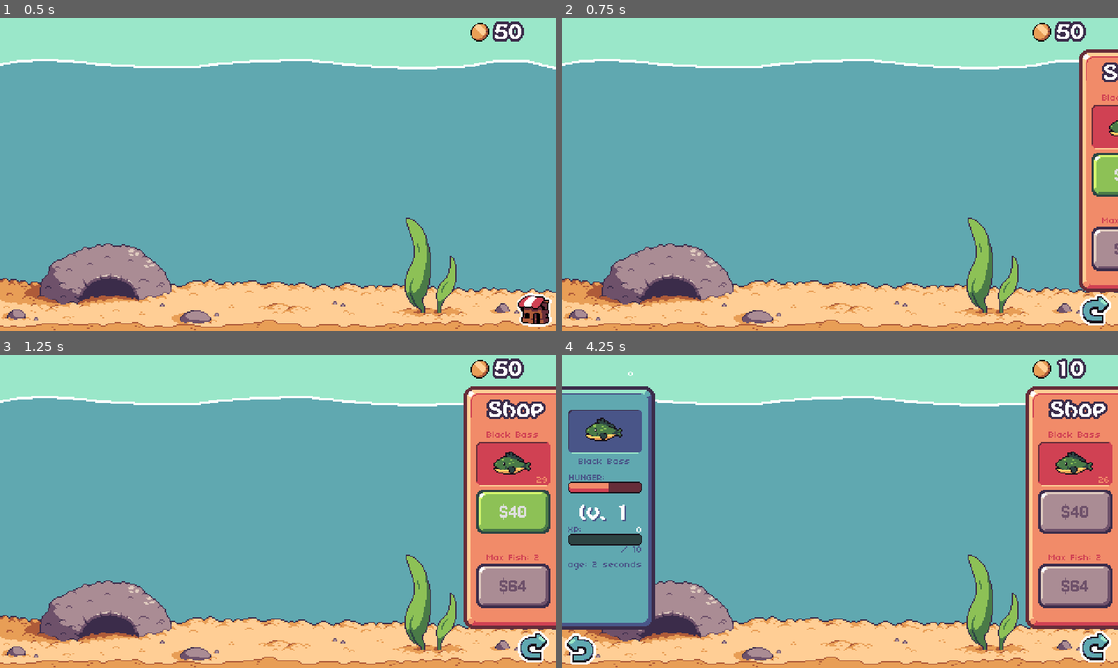
Above: before the commit, frames 1-4 (two rows, left to right).
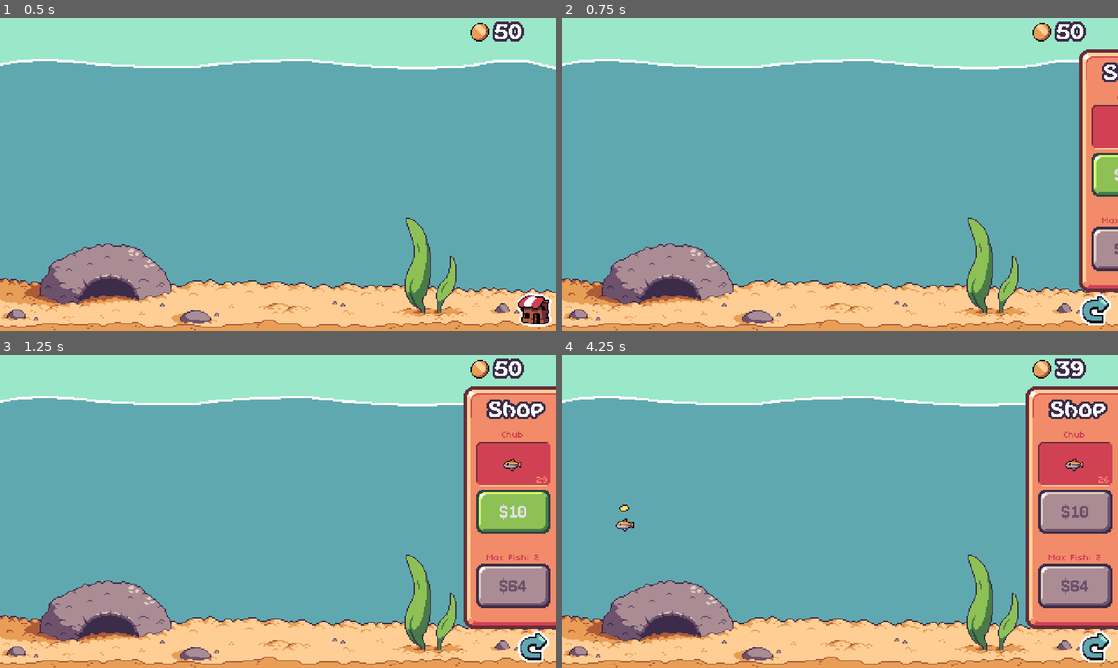
Above: after the commit, the same moments.

Repository: lospec/lospequarium
Game: Godot game, scene res://main.tscn
Two runs of this game, one before a commit and one after it. Both use one fixed random seed, a clock stepped at 60 frames per second and the inputs below.
Inputs (mouse positions are in pixels of both pictures, inside the frame that each line leads up to):
- Up to frame 1 (0.5 s): no input
- Up to frame 2 (0.75 s): click (1095, 309) at 0.5 s
- Up to frame 3 (1.25 s): no input
- Up to frame 4 (4.25 s): click "$40" (after the commit: "$10") at 1.25 s; click (1095, 646) at 2 s; click (1095, 646) at 2.75 s; move the mouse to (623, 505) at 3.52 s; click (623, 505) at 3.67 s

Frame 1 is identical in both runs. In frame 2, less than 0.1% of the frame differs, in the area x 97-100%, y 24-38%; in frame 3, 0.4%; in frame 4, 6.9%, in the area x 0-97%, y 1-99%.

Commit message:
shop grabs fish automatically and uses rarity

Diff:
--- a/shop.gd
+++ b/shop.gd
@@ -20,23 +20,22 @@
 
 @export var isOpen = false
 
-var starterFish = [
-	load("res://fish/black-bass.tscn"),
-	load("res://fish/carp.tscn"),
-	load("res://fish/horse-mackerel.tscn"),
-]
+var shopItems = Array(DirAccess.get_files_at("res://fish/")).map(createFishDB)
 
-var shopItems = [
-	load("res://fish/black-bass.tscn"),
-	load("res://fish/carp.tscn"),
-	load("res://fish/horse-mackerel.tscn"),
-	load("res://fish/rainbow-trout.tscn"),
-	load("res://fish/red-snapper.tscn"),
-	load("res://fish/sockeye-salmon.tscn"),
-	load("res://fish/silver-carp.tscn"),
-	load("res://fish/barred-knifejaw.tscn"),
-	load("res://fish/saddled-bichir.tscn"),
-];
+func createFishDB(f):
+	var path = "res://fish/"+f
+	var scene = load(path)
+	var instance = scene.instantiate()
+	var newFishData = {
+		"cost": instance.cost,
+		"properName": instance.properName,
+		"texture": instance.find_child("Sprite2D").texture,
+		"rarity": instance.rarity,
+		"path": path,
+	}
+	instance.queue_free()
+	return newFishData
+
 
 var currentItem
 var rng = RandomNumberGenerator.new()
@@ -91,6 +90,10 @@
 	print("hid shop")
 
 func _ready():
+	print("Fish Database:")
+	for r in range(16):
+		var fishOfThisRarity = shopItems.filter(func(f): return f.rarity==r)
+		print("rarity-",r," [",fishOfThisRarity.size()," fish] ", fishOfThisRarity.reduce(func(acc,f): return acc + f.properName+", ",""))
 	refreshShop()
 
 # Called every frame. 'delta' is the elapsed time since the previous frame.
@@ -104,24 +107,20 @@
 	print("refresh shop")
 	lastRefresh = Time.get_ticks_msec()
 
-	var stock = shopItems
-	if (fishContainer.get_child_count() == 0): stock = starterFish
+	var skipTankSizeCheck = (game.tankSize == 0) # refreshShop gets called right away before the game data has loaded, and it thinks tank size is 0, which means no fish get matched, so we have to trick it into skipping the tank size check otherwise it will get an infinite loop because no fish have a rarity of 0, or if we exit and dont pick a current fish, then when the user clicks the shop button, the game will crash (sorry)
 
-	var newItemIndex = rng.randi_range(0,stock.size()-1)
-	print("newItemIndex",newItemIndex,stock[newItemIndex])
-	var newItem = stock[newItemIndex]
-	var instantiatedItem = newItem.instantiate()
+	var newItem
+	while (!newItem):
+		var possibleNewItem = shopItems[rng.randi_range(0,shopItems.size()-1)]
+		var diceRoll = rng.randi_range(1, possibleNewItem.rarity)
+		print("possiblenewitem", possibleNewItem.rarity <= game.tankSize , possibleNewItem, game.tankSize, "/", game.money)
+		if (diceRoll == 1 && (skipTankSizeCheck || possibleNewItem.rarity <= game.tankSize)):
+			newItem = possibleNewItem
 
-	currentItem = {}
-	currentItem.scene = newItem
-	currentItem.cost = instantiatedItem.cost
-	currentItem.properName = instantiatedItem.properName
-	currentItem.texture = instantiatedItem.find_child("Sprite2D").texture
-	instantiatedItem.queue_free()
+	print("picked a new item:",newItem)
+	currentItem = newItem
 
-	print("new item", currentItem)
 	updateShop()
-
 
 func _on_shop_button_pressed():
 	if isOpen: hideShop()
@@ -139,7 +138,8 @@
 func _on_buy_current_item_button_pressed():
 	if (currentItem.cost <= game.money && roomInTank()):
 		game.money = game.money - currentItem.cost
-		var newFish = currentItem.scene.instantiate()
+		var fishScene = load(currentItem.path)
+		var newFish = fishScene.instantiate()
 		newFish.position.x = rng.randi_range(20, 380)
 		newFish.position.y = 10
 		print("namne",newFish.scene_file_path)
